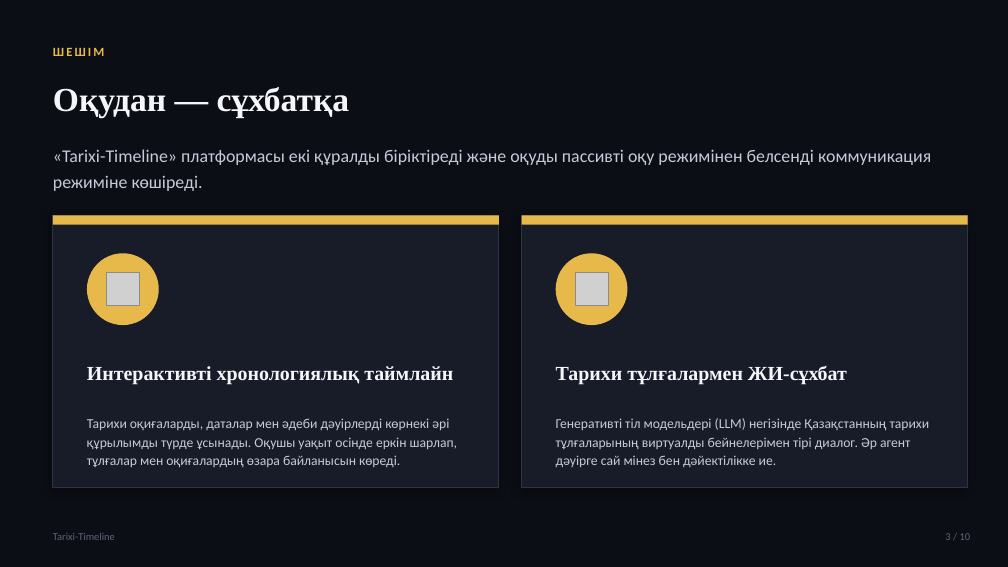
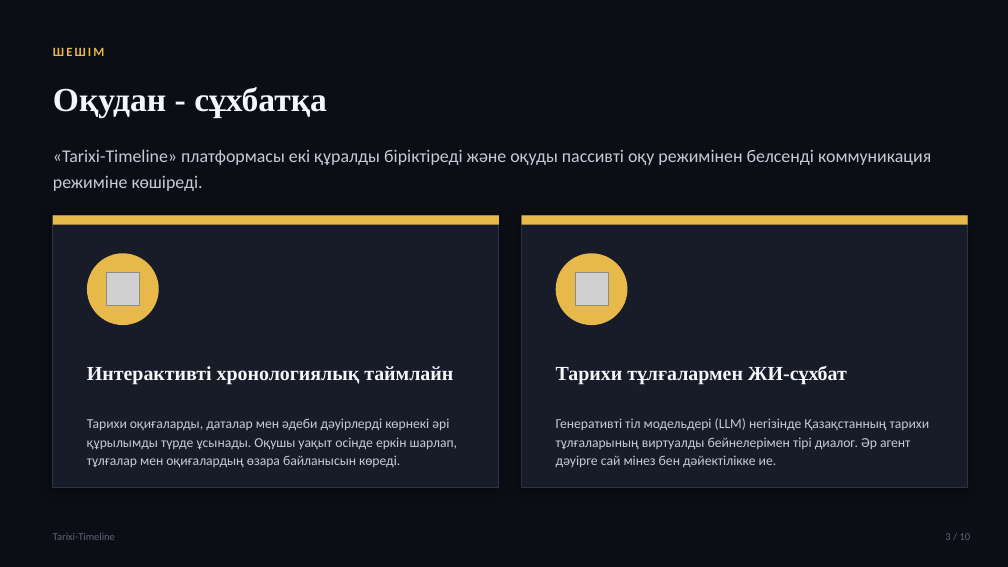
Before and after one commit to bekarazhan/tarixi-timeline, a slide deck: slide 3 of grant-presentation/Tarixi-Timeline_Tauelsizdik_urpaqtary.pptx. Drawn at 1008x567 pixels with LibreOffice and Linux fonts; fonts in the diff are those of the drawing; grey boxes stand for pictures. Boxes give left, top, right and bottom in pixels: in the first picture for what was removed or moved away, otherwise in the second. Text is boxed around its words. In the diff, an @@ line names an element or a change of style, - is before the commit and + after.

```diff
--- a/grant-presentation/Tarixi-Timeline_Tauelsizdik_urpaqtary.pptx
+++ b/grant-presentation/Tarixi-Timeline_Tauelsizdik_urpaqtary.pptx
@@ text at box(53, 87, 327, 117): text changed @@
-Оқудан — сұхбатқа
+Оқудан - сұхбатқа
```
Also in this commit, not shown: 6 other slides changed, 5 other files.
